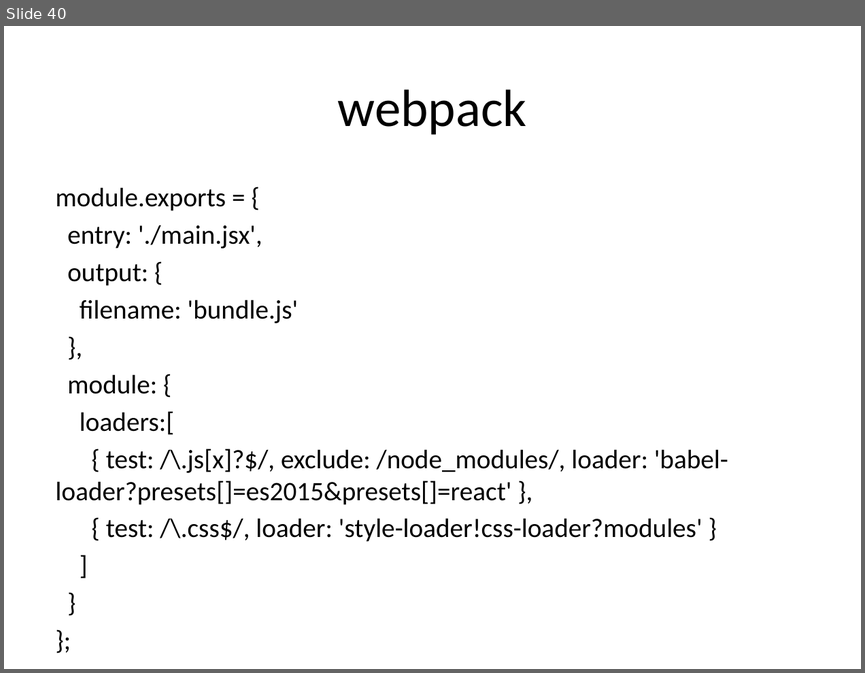
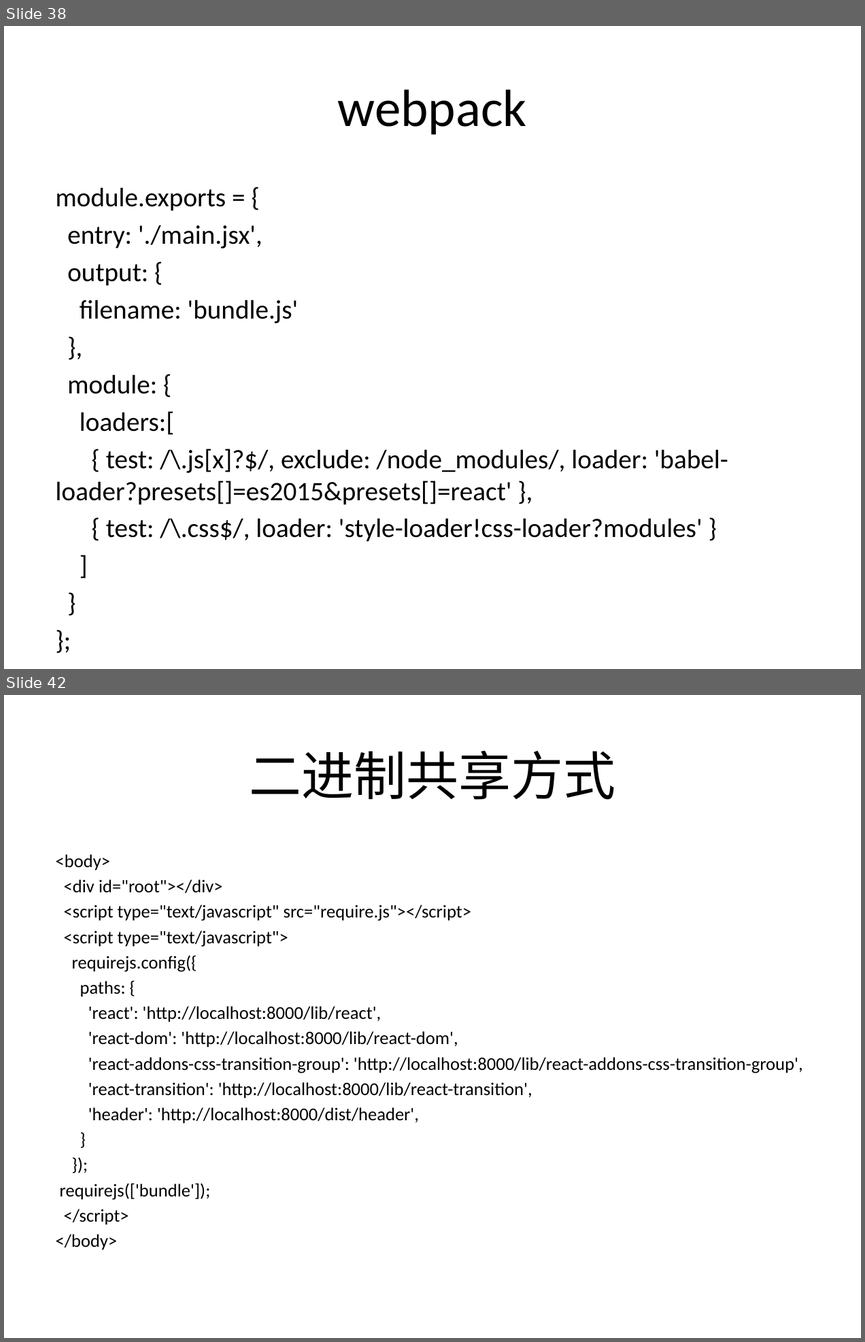
Before and after one commit to hejian1639/SpringMVC, a slide deck: Introduction.pptx. Shown one above the other, each under a label of ours: slide 40 before the commit, slides 38 and 42 after it; the slides between them are not shown. The pictures are 865x673 and 865x1342 pixels, drawn with LibreOffice and Linux fonts; fonts in the diff are those of the drawing. Boxes give left, top, right and bottom in pixels: in the first picture for what was removed or moved away, otherwise in the second. Text is boxed around its words. In the diff, an @@ line names an element or a change of style, - is before the commit and + after.

```diff
--- a/Introduction.pptx
+++ b/Introduction.pptx
@@ slide 42 added at bbox=[4, 695, 861, 1338], background #FFFFFF @@
@@ title added at bbox=[249, 751, 615, 800], 44 pt, text #000000 @@
+二进制共享方式
@@ text added at bbox=[56, 854, 803, 1250], 15.2 pt, text #000000 @@
+<body>
+<div id="root"></div>
+<script type="text/javascript" src="require.js"></script>
+<script type="text/javascript">
+requirejs.config({
+paths: {
+'react': 'http://localhost:8000/lib/react',
+'react-dom': 'http://localhost:8000/lib/react-dom',
+'react-addons-css-transition-group': 'http://localhost:8000/lib/react-addons-css-transition-group',
+'react-transition': 'http://localhost:8000/lib/react-transition',
+'header': 'http://localhost:8000/dist/header',
+}
+});
+requirejs(['bundle']);
+</script>
+</body>
@@ what was slide 40 is now slide 38 @@
```
Also in this commit, not shown: 8 slides changed, 6 other slides added, 5 slides removed, 6 other files.
